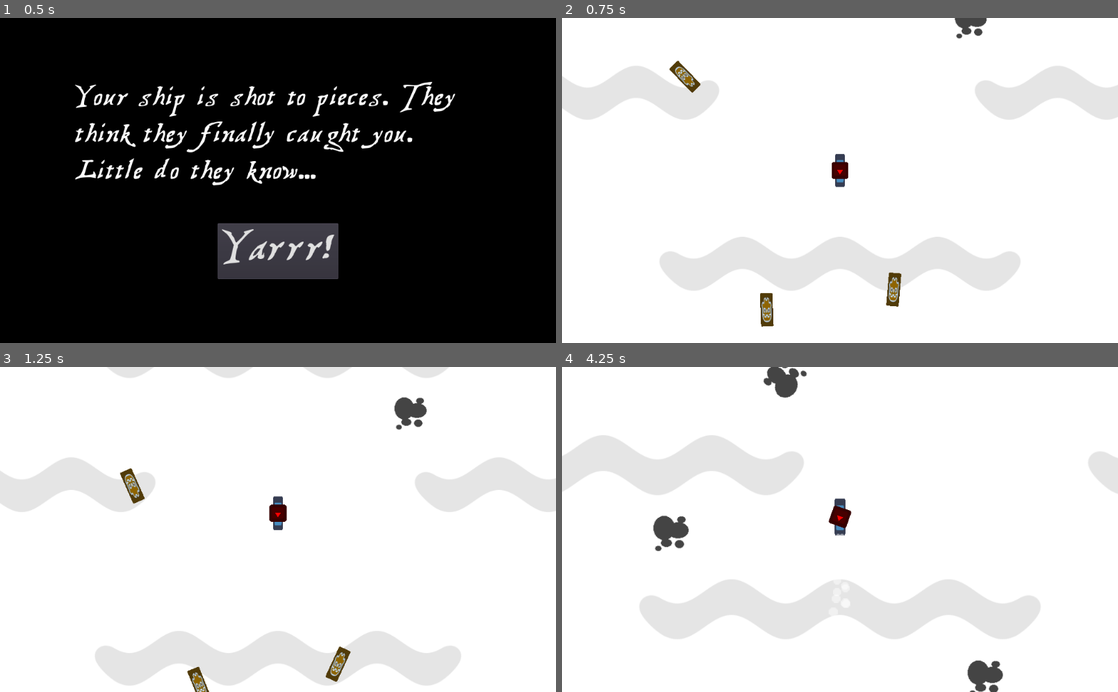
Above: before the commit, frames 1-4 (two rows, left to right).
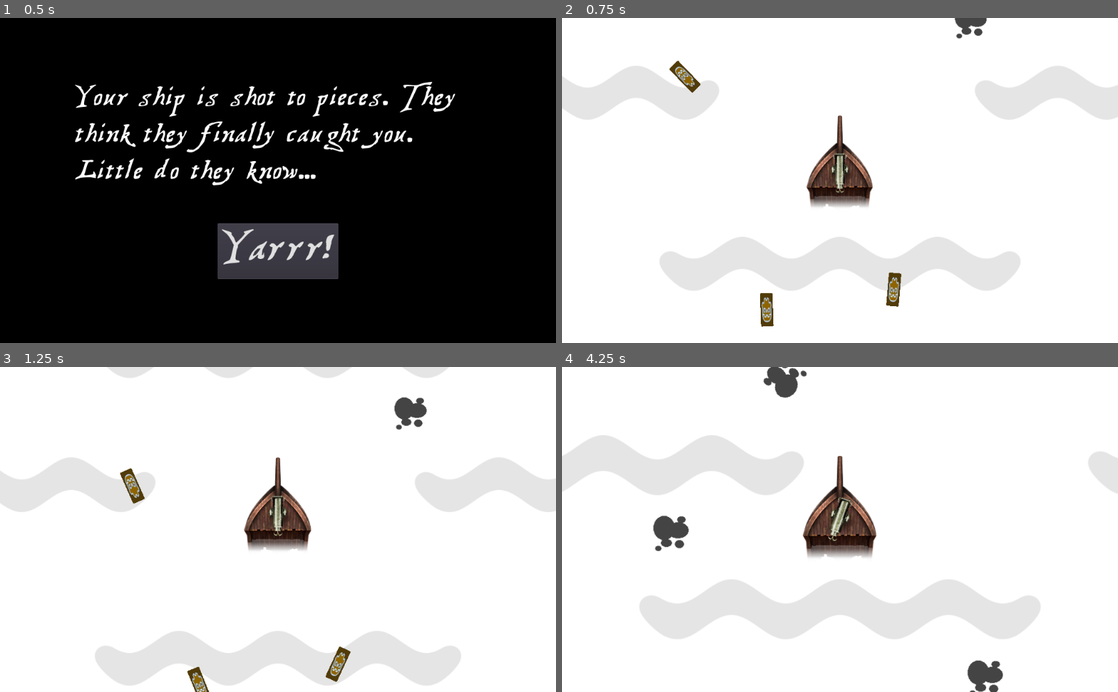
Above: after the commit, the same moments.

Repository: HedgeLizards/grappling
Game: Godot game, scene res://scenes/Menu.tscn
Same seed, same stepped clock (60 frames per second), same inputs: the game is played once before the commit and once after it. The engine's default icon, where the game draws it, is replaced by a stand-in: a white triangle on a blue panel in a dark square.
Inputs (mouse positions are in pixels of both pictures, inside the frame that each line leads up to):
- Up to frame 1 (0.5 s): no input
- Up to frame 2 (0.75 s): click "Yarrr!" at 0.5 s
- Up to frame 3 (1.25 s): no input
- Up to frame 4 (4.25 s): move the mouse to (962, 513) at 1.27 s; tap H (hunt) at 1.35, 2.85 s; click (962, 513) at 1.42 s; move the mouse to (728, 545) at 2.02 s; tap I (idle) at 2.1, 3.6 s; click (728, 545) at 2.17 s; move the mouse to (895, 458) at 2.77 s; click (895, 458) at 2.92 s; move the mouse to (812, 594) at 3.52 s; click (812, 594) at 3.67 s

Frame 1 is identical in both runs. In frame 2, 1.8% of the frame differs, in the area x 43-56%, y 29-59%; in frame 3, 1.9%; in frame 4, 2.3%, in the area x 43-57%, y 27-59%.

Commit message:
Implement player sprites (WIP)

Diff:
--- a/scenes/Hook.tscn
+++ b/scenes/Hook.tscn
@@ -1,19 +1,23 @@
-[gd_scene load_steps=3 format=2]
+[gd_scene load_steps=4 format=2]
 
 [ext_resource path="res://scripts/Hook.gd" type="Script" id=1]
-[ext_resource path="res://icon.png" type="Texture" id=2]
+[ext_resource path="res://assets/player/harpoon_rope.png" type="Texture" id=2]
+[ext_resource path="res://assets/player/harpoon_hook.png" type="Texture" id=3]
 
 [node name="Hook" type="Node2D"]
 script = ExtResource( 1 )
 
 [node name="Line2D" type="Line2D" parent="."]
 points = PoolVector2Array( 0, 0 )
+width = 6.0
+default_color = Color( 1, 1, 1, 1 )
+texture = ExtResource( 2 )
+texture_mode = 1
 antialiased = true
 
 [node name="Sprite" type="Sprite" parent="."]
-modulate = Color( 1, 0, 0, 1 )
 scale = Vector2( 0.5, 0.5 )
-texture = ExtResource( 2 )
+texture = ExtResource( 3 )
 
 [node name="RayCast2D" type="RayCast2D" parent="."]
 collision_mask = 2
--- a/scenes/Player.tscn
+++ b/scenes/Player.tscn
@@ -1,12 +1,13 @@
-[gd_scene load_steps=8 format=2]
+[gd_scene load_steps=9 format=2]
 
 [ext_resource path="res://scripts/Player.gd" type="Script" id=1]
-[ext_resource path="res://icon.png" type="Texture" id=2]
+[ext_resource path="res://assets/player/player_ship.png" type="Texture" id=2]
 [ext_resource path="res://assets/foam.png" type="Texture" id=3]
 [ext_resource path="res://scripts/Ram.gd" type="Script" id=4]
+[ext_resource path="res://assets/player/harpoon.png" type="Texture" id=5]
 
 [sub_resource type="RectangleShape2D" id=5]
-extents = Vector2( 32, 32 )
+extents = Vector2( 64, 64 )
 
 [sub_resource type="Curve" id=3]
 min_value = 1.0
@@ -14,20 +15,30 @@
 _data = [ Vector2( 0.011745, 1 ), 0.0, 1.12186, 0, 0, Vector2( 0.964765, 1.98466 ), 1.28653, 0.0, 0, 0 ]
 
 [sub_resource type="RectangleShape2D" id=4]
-extents = Vector2( 32, 32 )
+extents = Vector2( 64, 64 )
 
 [node name="Player" type="KinematicBody2D"]
-scale = Vector2( 0.3, 1 )
 collision_layer = 8
 script = ExtResource( 1 )
 
 [node name="Sprite" type="Sprite" parent="."]
+position = Vector2( -1, -14 )
 texture = ExtResource( 2 )
 
+[node name="Harpoon" type="Sprite" parent="."]
+z_index = 1
+texture = ExtResource( 5 )
+
+[node name="Position" type="Position2D" parent="Harpoon"]
+position = Vector2( 0, -34.5 )
+
 [node name="CollisionShape2D" type="CollisionShape2D" parent="."]
+visible = false
+position = Vector2( 0, 16 )
 shape = SubResource( 5 )
 
 [node name="CPUParticles2D" type="CPUParticles2D" parent="."]
+visible = false
 position = Vector2( 5, 24 )
 amount = 10
 local_coords = false
@@ -40,6 +51,7 @@
 scale_amount_curve = SubResource( 3 )
 
 [node name="CPUParticles2D2" type="CPUParticles2D" parent="."]
+visible = false
 position = Vector2( -5, 24 )
 amount = 10
 local_coords = false
@@ -60,6 +72,8 @@
 script = ExtResource( 4 )
 
 [node name="CollisionShape2D" type="CollisionShape2D" parent="Ram"]
+visible = false
+position = Vector2( 0, 16 )
 shape = SubResource( 4 )
 
 [connection signal="body_entered" from="Ram" to="Ram" method="_on_Ram_body_entered"]
--- a/scripts/Hook.gd
+++ b/scripts/Hook.gd
@@ -11,6 +11,7 @@
 var segment
 
 onready var player = get_parent().get_node("Player")
+onready var player_harpoon_position = player.get_node("Harpoon/Position")
 
 func _ready():
 	$RayCast2D.add_exception(player)
@@ -19,9 +20,9 @@
 	var points = $Line2D.points
 
 	if direction == null:
-		position = player.position
+		position = player_harpoon_position.global_position
 	else:
-		points[0] = player.position - position
+		points[0] = player_harpoon_position.global_position - position
 
 	if retracting:
 		var remaining_retraction = RETRACT_SPEED * delta
@@ -164,7 +165,7 @@
 	$Line2D.points = [Vector2.ZERO, Vector2.ZERO]
 	$Sprite.position = Vector2.ZERO
 
-	position = player.position
+	position = player_harpoon_position.global_position
 
 	retracting = false
 	direction = null
--- a/scripts/Player.gd
+++ b/scripts/Player.gd
@@ -24,8 +24,8 @@
 
 			var global_mouse_position = get_global_mouse_position()
 
-			hook_sprite.rotation = position.angle_to_point(global_mouse_position) - 0.5 * PI
-			hook.direction = position.direction_to(global_mouse_position)
+			hook_sprite.rotation = $Harpoon/Position.global_position.angle_to_point(global_mouse_position) - 0.5 * PI
+			hook.direction = $Harpoon/Position.global_position.direction_to(global_mouse_position)
 		else:
 			hook.clear_bodies()
 			hook.retracting = true
@@ -39,7 +39,7 @@
 		speed = min(speed + ACCELERATION * delta, MAX_SPEED)
 		angle += speed * clockwise / distance * delta
 
-		velocity = (target + Vector2(cos(angle), sin(angle)) * distance - position) / delta
+		velocity = (target + Vector2(cos(angle), sin(angle)) * distance - $Harpoon/Position.global_position) / delta
 	else:
 		velocity = velocity.limit_length(max(velocity.length() - DAMPING * delta, 0))
 
@@ -48,12 +48,15 @@
 	$Camera2D.target_zoom = velocity.length() / MAX_SPEED
 
 	if target != null:
-		angle = position.angle_to_point(target)
+		angle = $Harpoon/Position.global_position.angle_to_point(target)
 
 		rotation += angle - previous_angle
 
-	if hook.direction == null and !hook.retracting:
-		hook_sprite.rotation = position.angle_to_point(get_global_mouse_position()) - 0.5 * PI
+	if hook.direction == null:
+		hook_sprite.rotation = $Harpoon/Position.global_position.angle_to_point(get_global_mouse_position()) - 0.5 * PI
+
+	if hook.direction == null or hook.retracting:
+		$Harpoon.global_rotation = $Harpoon/Position.global_position.angle_to_point(get_global_mouse_position()) - 0.5 * PI
 
 	if health > 0:
 		self.health = min(self.health + delta, MAX_HEALTH)
Not shown, added: assets/effects/cannonshot00.png.import
Not shown, added: assets/effects/cannonshot01.png.import
Not shown, added: assets/effects/cannonshot02.png.import
Not shown, added: assets/effects/cannonshot03.png.import
Not shown, added: assets/effects/cannonshot04.png.import
Not shown, added: assets/effects/cannonshot05.png.import
Not shown, added: assets/effects/cannonshot06.png.import
Not shown, added: assets/effects/cannonshot07.png.import
Not shown, added: assets/effects/cannonshot08.png.import
Not shown, added: assets/effects/cannonshot09.png.import
Not shown, added: assets/effects/cannonshot10.png.import
Not shown, added: assets/effects/cannonshot11.png.import
(and 31 more such lines)
